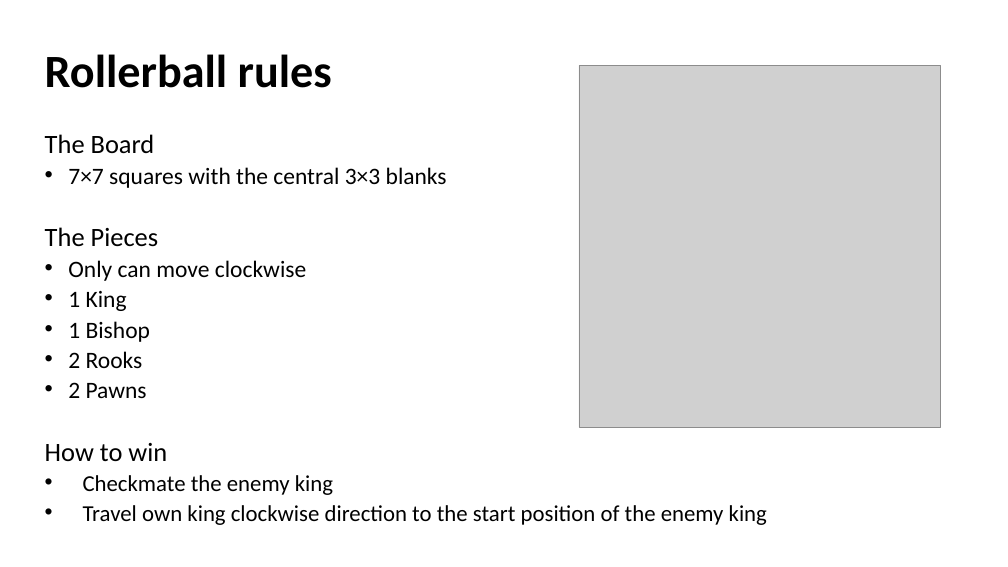
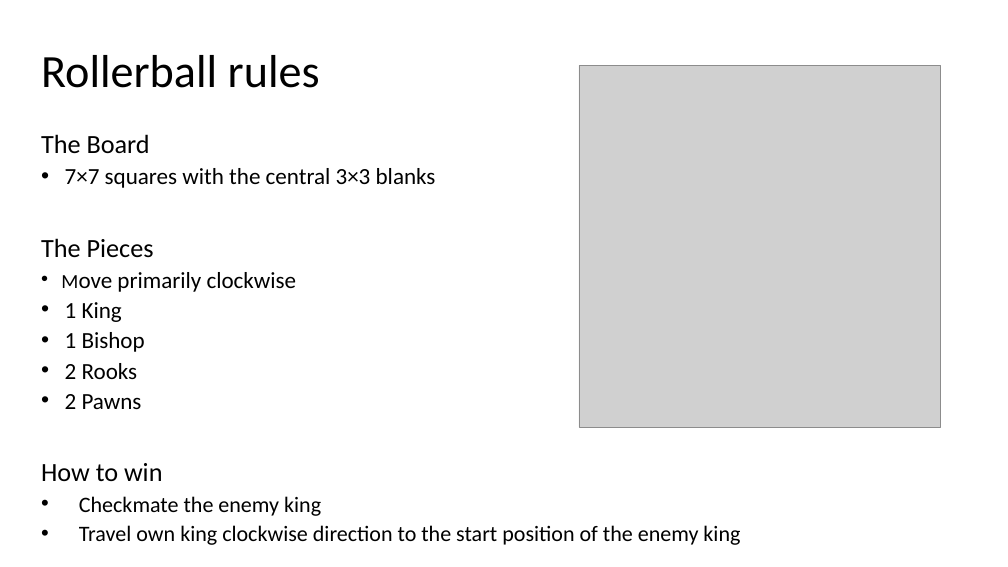
Before and after one commit to Chris-Schaffer/cs414-f18-001-stringCheese, a slide deck: slide 2 of Documents P3/CS 414 Rollerball Project 03.pptx. Drawn at 1008x567 pixels with LibreOffice and Linux fonts; fonts in the diff are those of the drawing; grey boxes stand for pictures. Boxes give left, top, right and bottom in pixels: in the first picture for what was removed or moved away, otherwise in the second. Text is boxed around its words. In the diff, an @@ line names an element or a change of style, - is before the commit and + after.

```diff
--- a/Documents P3/CS 414 Rollerball Project 03.pptx
+++ b/Documents P3/CS 414 Rollerball Project 03.pptx
@@ text "Rollerball rules" at [41,55,320,88]: bold off @@
@@ text at [41,134,740,545]: size 25.2 to 25 pt in "The Board", "The Pieces", "How to win"; size 22.4 to 22 pt in "7×7 squares with the central 3×3 blanks", "1 King", "1 Bishop", "2 Rooks" and 1 more places; size 21.7 to 21 pt in "Checkmate the enemy king", "Travel own king clockwise direction to the ..."; line spacing 0.7 to 0.72 @@
@@ text at [117,272,297,292]: text changed; size 22.4 to 22 pt @@
-• Only can move clockwise
+• Move primarily clockwise
```
Also in this commit, not shown: 9 other slides changed, 3 slides added.
